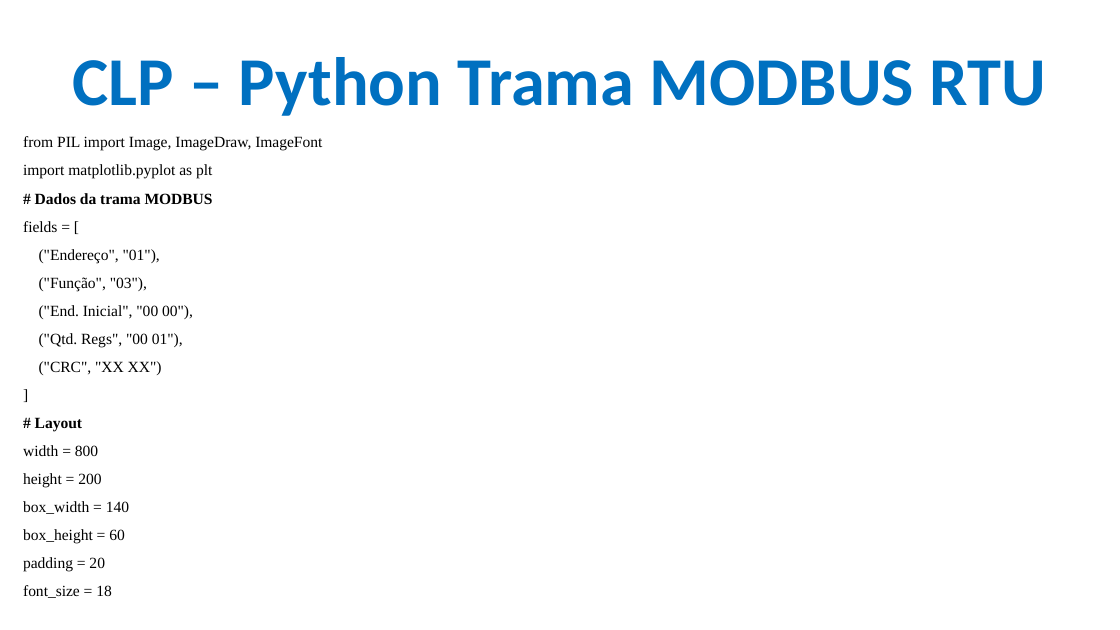
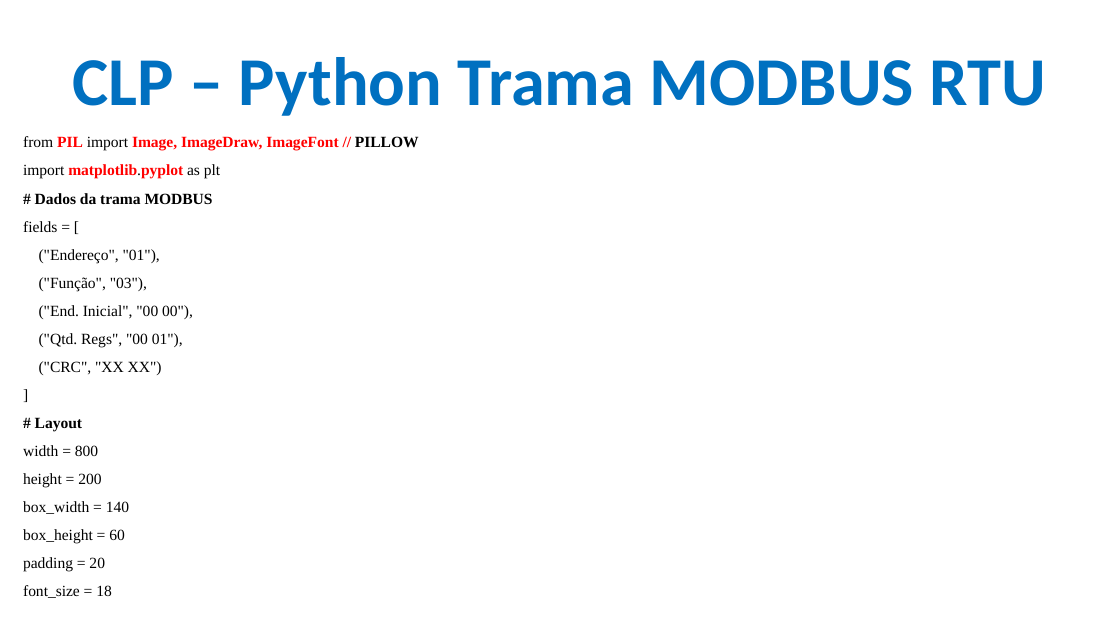
Before and after one commit to CloudEducationBrazil/WydenUniRuyControladoresLogicosProgCLP, a slide deck: slide 23 of 01 Classes/Aula6 - CLP - Redes Industriais MODBUS.pptx. Drawn at 1120x630 pixels with LibreOffice and Linux fonts; fonts in the diff are those of the drawing; background and template pictures are left out. Boxes give left, top, right and bottom in pixels: in the first picture for what was removed or moved away, otherwise in the second. Text is boxed around its words. In the diff, an @@ line names an element or a change of style, - is before the commit and + after.

Commit message:
Disciplina CLP MODBUS - 25Abr2025

```diff
--- a/01 Classes/Aula6 - CLP - Redes Industriais MODBUS.pptx
+++ b/01 Classes/Aula6 - CLP - Redes Industriais MODBUS.pptx
@@ text at (x1=23, y1=136, x2=419, y2=151): text changed; text colour #000000 to #FF0000; bold on @@
-from PIL import Image, ImageDraw, ImageFont
+from PIL import Image, ImageDraw, ImageFont // PILLOW
@@ text at (x1=23, y1=164, x2=220, y2=179): text colour #000000 to #FF0000, bold on in "matplotlib.pyplot" @@
```
Also in this commit, not shown: 7 other slides changed.
